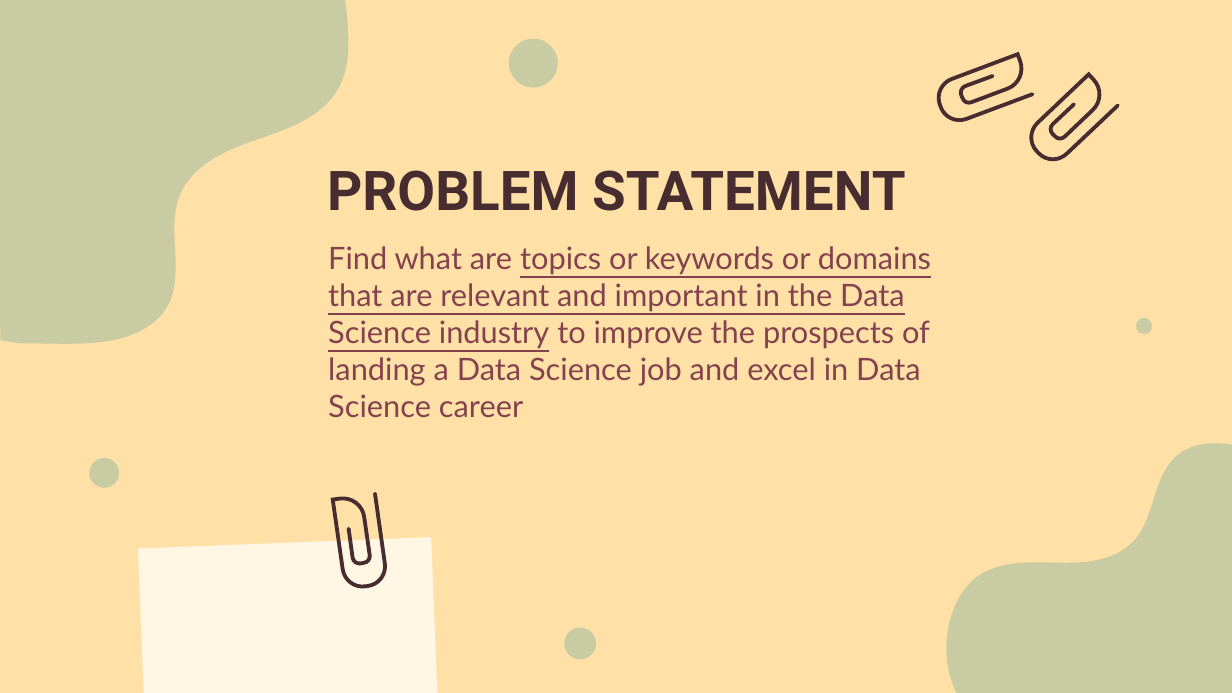
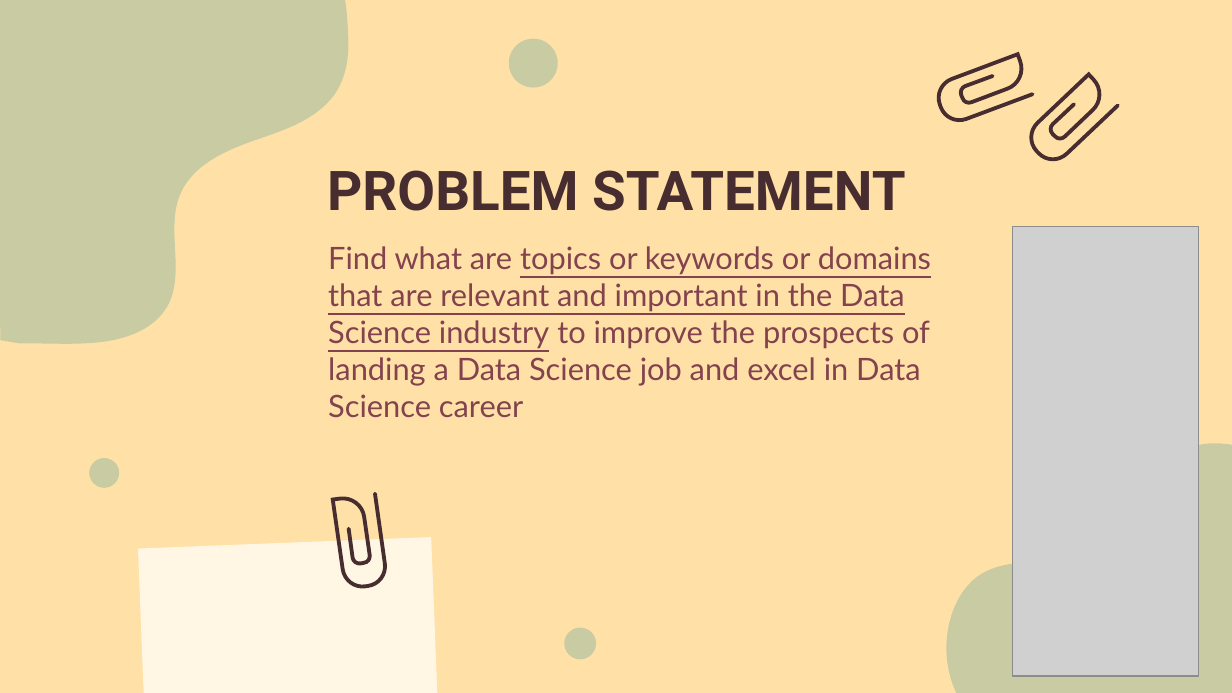
Before and after one commit to LiyanaRoslie/ds-keywords, a slide deck: slide 5 of Capstone_presentation_v1.1.pptx. Drawn at 1232x693 pixels with LibreOffice and Linux fonts; fonts in the diff are those of the drawing; grey boxes stand for pictures. Boxes give left, top, right and bottom in pixels: in the first picture for what was removed or moved away, otherwise in the second. Text is boxed around its words. In the diff, an @@ line names an element or a change of style, - is before the commit and + after.

```diff
--- a/Capstone_presentation_v1.1.pptx
+++ b/Capstone_presentation_v1.1.pptx
@@ picture added at (x1=1013, y1=227, x2=1199, y2=676) @@
@@ ellipse removed at (x1=1136, y1=318, x2=1152, y2=334) @@
```
Also in this commit, not shown: 14 other slides changed, 3 slides added, 1 slide removed.
